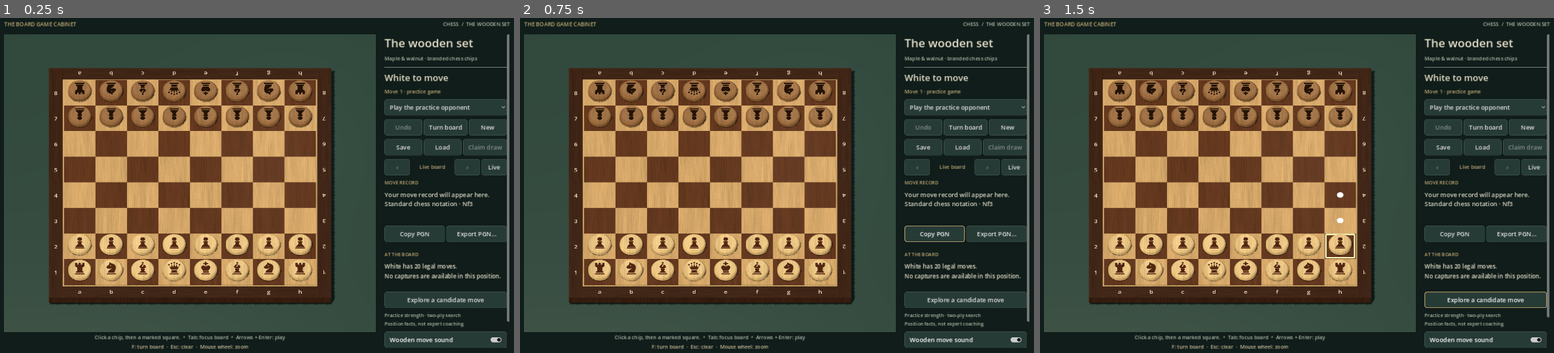
Above: before the commit, frames 1-3 (left to right).
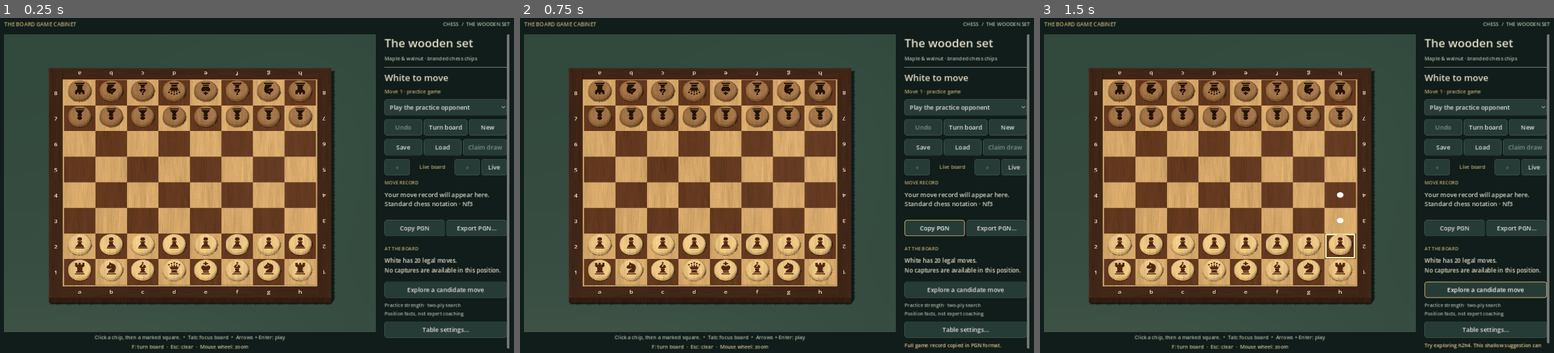
Above: after the commit, the same moments.

Repository: dancockrell/board-game-cabinet
Game: Godot game, scene res://app/main.tscn
Two runs of this game, one before a commit and one after it. Both use one fixed random seed, a clock stepped at 60 frames per second and the inputs below.
Inputs:
- Up to frame 1 (0.25 s): no input
- Up to frame 2 (0.75 s): click "Copy PGN" at 0.5 s
- Up to frame 3 (1.5 s): click "Explore a candidate move" at 1.25 s

The runs differ from the first frame. In frame 1, 4.8% of the frame differs, in the area x 74-100%, y 60-99%; in frame 2, 4.8%; in frame 3, 4.8%.

Commit message:
polish: keep table controls compact and prevent hint scheduling races

Diff:
--- a/app/main.gd
+++ b/app/main.gd
@@ -50,6 +50,7 @@
 var _draw_revision: int = -1
 var _export_dialog: FileDialog
 var _export_text: String = ""
+var _settings_dialog: AcceptDialog
 
 func _ready() -> void:
 	_settings = Preferences.read_settings(preferences_path)
@@ -198,7 +199,7 @@
 	))
 	side.add_child(_label("MOVE RECORD", 13, Color("bfa875")))
 	history_label = RichTextLabel.new()
-	history_label.custom_minimum_size.y = 88
+	history_label.custom_minimum_size.y = 72
 	history_label.size_flags_vertical = Control.SIZE_EXPAND_FILL
 	history_label.bbcode_enabled = false
 	history_label.scroll_following = true
@@ -208,18 +209,26 @@
 	side.add_child(record_actions)
 	record_actions.add_child(_button("Copy PGN", func():
 		DisplayServer.clipboard_set(PGN.export_game(session))
-		notice_label.text = "Game record copied in PGN format."
+		notice_label.text = "Full game record copied in PGN format."
 	))
 	record_actions.add_child(_button("Export PGN…", _open_export))
 	side.add_child(HSeparator.new())
 	side.add_child(_label("AT THE BOARD", 13, Color("bfa875")))
 	tutor_label = _label("", 16)
-	tutor_label.custom_minimum_size.y = 72
+	tutor_label.custom_minimum_size.y = 60
 	side.add_child(tutor_label)
 	hint_button = _button("Explore a candidate move", _hint)
 	side.add_child(hint_button)
 	var limits := _label("Practice strength · two-ply search\nPosition facts, not expert coaching.", 13, Color("aeb7a8"))
 	side.add_child(limits)
+	_settings_dialog = AcceptDialog.new()
+	_settings_dialog.title = "Table settings"
+	_settings_dialog.dialog_text = "Changes are remembered on this device."
+	_settings_dialog.get_ok_button().text = "Done"
+	add_child(_settings_dialog)
+	var settings_content := VBoxContainer.new()
+	_settings_dialog.add_child(settings_content)
+	side.add_child(_button("Table settings…", func(): _settings_dialog.popup_centered(Vector2i(400, 200))))
 	var sound := CheckButton.new()
 	sound.text = "Wooden move sound"
 	sound.button_pressed = not _settings["muted"]
@@ -228,7 +237,7 @@
 		_settings["muted"] = not enabled
 		_persist_preferences()
 	)
-	side.add_child(sound)
+	settings_content.add_child(sound)
 	var motion := CheckButton.new()
 	motion.text = "Reduced motion"
 	motion.button_pressed = _reduced_motion
@@ -238,7 +247,7 @@
 		board_view.show_position(_display_state().board)
 		_persist_preferences()
 	)
-	side.add_child(motion)
+	settings_content.add_child(motion)
 	notice_label = _label("", 14, Color("e1c48b"))
 	notice_label.custom_minimum_size.y = 32
 	side.add_child(notice_label)
@@ -267,7 +276,7 @@
 	_draw_dialog.confirmed.connect(_confirm_draw_claim)
 	add_child(_draw_dialog)
 	_export_dialog = FileDialog.new()
-	_export_dialog.title = "Export game record"
+	_export_dialog.title = "Export full game record"
 	_export_dialog.access = FileDialog.ACCESS_FILESYSTEM
 	_export_dialog.file_mode = FileDialog.FILE_MODE_SAVE_FILE
 	_export_dialog.add_filter("*.pgn", "Portable Game Notation")
@@ -351,7 +360,7 @@
 	undo_button.disabled = moves.is_empty() or _review_ply >= 0
 	var claims_available: bool = session.draw_claim_available() or not session.draw_claim_moves().is_empty()
 	draw_button.disabled = not claims_available or _review_ply >= 0 or (practice and state.turn == "b")
-	hint_button.disabled = not terminal.is_empty() or _analysis_busy or _review_ply >= 0
+	hint_button.disabled = not terminal.is_empty() or _analysis_busy or _review_ply >= 0 or (practice and state.turn == "b")
 	_review_label.text = "Live board" if _review_ply < 0 else "%d / %d plies" % [_review_ply, moves.size()]
 	_review_back.disabled = moves.is_empty() or _review_ply == 0
 	_review_next.disabled = _review_ply < 0
@@ -429,6 +438,9 @@
 		_start_analysis("opponent")
 
 func _hint() -> void:
+	if practice and session.snapshot().turn == "b":
+		_maybe_opponent()
+		return
 	_start_analysis("hint")
 
 func _start_analysis(purpose: String) -> void:
@@ -473,7 +485,8 @@
 			selected = candidate["from"]
 			_refresh_highlights()
 			notice_label.text = "Try exploring %s. This shallow suggestion can miss tactics." % Rules.uci(candidate)
-	hint_button.disabled = not session.result().is_empty() or _review_ply >= 0
+	hint_button.disabled = not session.result().is_empty() or _review_ply >= 0 or (practice and session.snapshot().turn == "b")
+	_maybe_opponent.call_deferred()
 
 func _commit_move(move: Dictionary, revision: int = -1) -> bool:
 	_animate_next = true
--- a/tests/test_app.gd
+++ b/tests/test_app.gd
@@ -118,6 +118,7 @@
 	app._change_mode(0)
 	click(12)
 	click(28)
+	app._hint()
 	await process_frame
 	while app._analysis_busy:
 		await process_frame
--- a/tests/test_session.gd
+++ b/tests/test_session.gd
@@ -140,6 +140,5 @@
 	expect("e5d6" not in context.legal_captures_uci, "Tutor excludes king-exposing captures")
 	context = Tutor.build(checkmated, 93, [])
 	expect(context.in_check and context.legal_move_count == 0, "Tutor checkmate facts")
-	print("PENDING: draw claims based on an intended next move; API supports current position claims only.")
 	print("Session checks complete; failures: ", failures)
 	quit(1 if failures else 0)
Not shown, changed: .github/workflows/validate.yml
Not shown, changed: tools/verify.ps1
